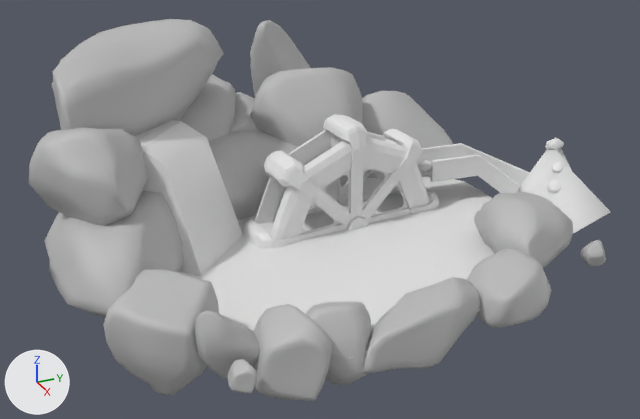
Renders of the FBX model MOBA/Assets/Art/FBX/Environment/Relais/SK_Roue.fbx from each side of a commit.
One viewpoint serves both versions: a camera (50 mm lens) standing at (1.457, -0.607, 0.825) and looking at (-0.102, 0.094, 0.045). Lighting does not change. The marker at lower left points along +X, +Y and +Z. Where no turn or scale is listed for an object, it has been applied to the vertices.
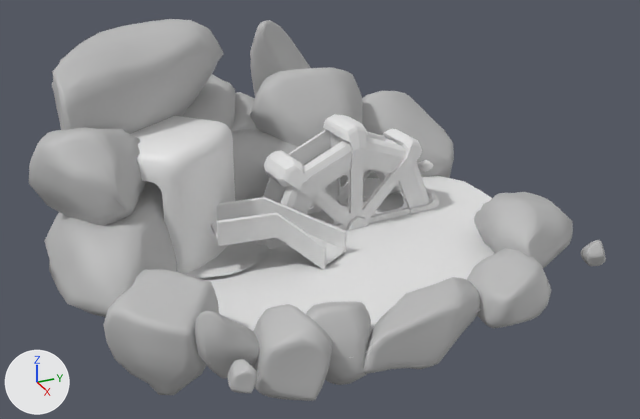
Boxes (x1, y1, x2, y2) around the edits, measured in the pictures (640 x 419 px):
'Box004', reshaped, moved, turned, rescaled
    before: (135, 120, 243, 275)
    after: (131, 116, 235, 274)
'Sk_Ramp', added
    after: (211, 197, 347, 270)
'Box003', deleted
    before: (417, 143, 530, 193)
'Sphere003', deleted
    before: (526, 161, 610, 233)
'Circle', added
    after: (185, 241, 268, 278)
'Sphere004', deleted
    before: (518, 137, 571, 192)
'Cube.008', deleted
    before: (547, 179, 562, 193)
'Cube.003', deleted
    before: (546, 138, 564, 150)
'Cube.009', deleted
    before: (552, 161, 566, 173)
part 1 of me_mesh_010, added
    after: (131, 116, 235, 274)
part 2 of me_mesh_010, deleted
    before: (135, 120, 243, 275)

What changed in the scene script:
```text
Change me_mesh_010:
    used by ob_box004; location = (0.0, 0.0, 0.0)
    remove me_mesh_010.from_pydata(...)  # 12 vertices, 10 faces; spans x -0.311..-0.006, y -0.365..-0.067, z 0.002..0.239
    add me_mesh_010.from_pydata(...)  # 70 vertices, 54 faces; spans x -1.001..1.103, y -1.173..1.197, z -2.38..0.0
    me_mesh_010 part 1: 70 vertices added at x -1.001..1.103, y -1.173..1.197, z -2.38..0.0
    me_mesh_010 part 2: 12 vertices removed from x -0.311..-0.006, y -0.365..-0.067, z 0.002..0.239
Add me_mesh_045:
    me_mesh_045.from_pydata(...)  # 84 vertices, 78 faces; spans x -0.071..0.071, y -0.168..0.097, z 0.0..0.116
Add me_circle:
    me_circle.from_pydata(...)  # 72 vertices, 51 faces; spans x -0.2..0.021, y -0.248..-0.035, z 0.009
Remove ob_cube_003:
    ob_cube_003 = bpy.data.objects.new('Cube.003', me_cube_002)
    ob_cube_003.location = (0.0, 0.0, 0.0)
Remove ob_cube_008:
    ob_cube_008 = bpy.data.objects.new('Cube.008', me_cube_003)
    ob_cube_008.location = (0.0, 0.0, 0.0)
Remove ob_sphere004:
    ob_sphere004 = bpy.data.objects.new('Sphere004', me_mesh_016)
    ob_sphere004.location = (0.0, 0.0, 0.0)
Remove ob_cube_009:
    ob_cube_009 = bpy.data.objects.new('Cube.009', me_cube_004)
    ob_cube_009.location = (0.0, 0.0, 0.0)
Remove ob_box003:
    ob_box003 = bpy.data.objects.new('Box003', me_mesh_003)
    ob_box003.location = (0.0, 0.0, 0.0)
Remove ob_sphere003:
    ob_sphere003 = bpy.data.objects.new('Sphere003', me_mesh_015)
    ob_sphere003.location = (0.0, 0.0, 0.0)
Change ob_box004:
    ob_box004.location: (0.0, 0.0, 0.0) -> (-0.151, -0.213, 0.251)
    ob_box004.rotation_euler: (0.0, 0.0, 0.0) -> (0.0, 0.0, 0.78)  # degrees (0, 0, 0) -> degrees (0, 0, 45)
    ob_box004.scale: (1.0, 1.0, 1.0) -> (0.101, 0.101, 0.101)
Add ob_sk_ramp:
    ob_sk_ramp = bpy.data.objects.new('Sk_Ramp', me_mesh_045)
    ob_sk_ramp.location = (0.0, 0.0, 0.0)
Add ob_circle:
    ob_circle = bpy.data.objects.new('Circle', me_circle)
    ob_circle.location = (0.005, 0.0, 0.0)
```
